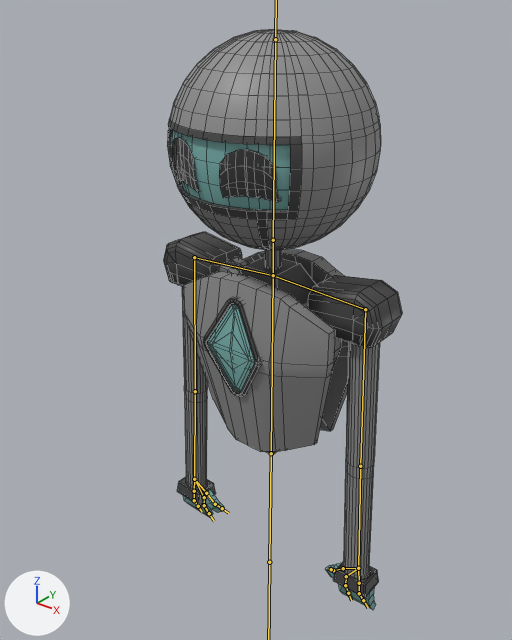
A saved change to the FBX model Assets/3D Models/robot/robot.fbx.
One viewpoint serves both versions: a 50 mm camera at (0.701, -0.924, 1.923) aimed at (0.033, -0.09, 1.406). Arrows for +X, +Y and +Z are at lower left; the lights stay in place. The bones that bend it are drawn over the model as lines. Mesh edges are drawn as thin lines.

Objects in the first picture: 'Chest', 'Eyes'.
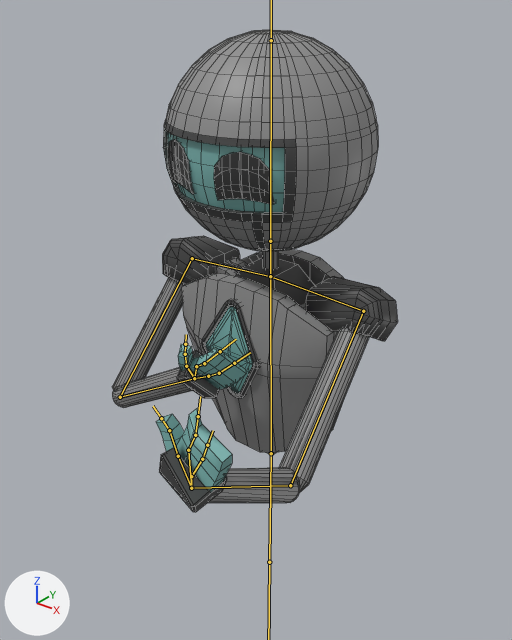
The newer file adds an action. The first version stands in its rest pose; the second is drawn at frame 41 of the action 'Armature|Get Hit'.

What differs and where, as boxes (x1, y1, x2, y2) in the pictures (512 x 640 px):
'Chest', posed (20% wider, 17% shorter)
    before: (163, 29, 402, 610)
    after: (112, 30, 398, 512)
'Eyes', posed
    before: (172, 137, 280, 202)
    after: (168, 139, 275, 205)
bone 'Chest', root to tip
    before: (271, 453) to (273, 275)
    after: (271, 453) to (270, 276)
bone 'Arm L', root to tip
    before: (365, 309) to (360, 466)
    after: (363, 311) to (290, 485)
bone 'Forearm L', root to tip
    before: (360, 466) to (358, 568)
    after: (290, 485) to (191, 488)
bone 'Hand L', root to tip
    before: (358, 568) to (359, 583)
    after: (191, 488) to (191, 476)
bone 'Fingers L', root to tip
    before: (359, 583) to (359, 593)
    after: (191, 476) to (202, 459)
bone 'Index Anchor L', root to tip
    before: (358, 568) to (346, 576)
    after: (191, 488) to (188, 450)
bone 'Thumb Anchor', root to tip
    before: (358, 568) to (343, 568)
    after: (191, 488) to (178, 456)
bone 'Arm R', root to tip
    before: (194, 257) to (195, 391)
    after: (192, 258) to (120, 397)
bone 'Forearm R', root to tip
    before: (195, 391) to (194, 479)
    after: (120, 397) to (194, 378)

Edits to the bpy script that builds the scene:
```text
Change bone_chest:
    where bone_chest = bpy.data.objects['Armature'].pose.bones['Chest']  # child of 'Rings'
    bone_chest.rotation_quaternion: (1.0, 0.0, 0.0, 0.0) -> (1.0, 0.008, 0.0, 0.0)  # degrees (0, 0, 0) -> degrees (1, 0, 0)
Change bone_arm_l:
    where bone_arm_l = bpy.data.objects['Armature'].pose.bones['Arm L']  # child of 'Shoulder L'
    bone_arm_l.rotation_quaternion: (1.0, 0.0, 0.0, 0.0) -> (0.887, 0.458, -0.038, 0.036)  # degrees (0, 0, 0) -> degrees (55, -6, 2)
Change bone_forearm_l:
    where bone_forearm_l = bpy.data.objects['Armature'].pose.bones['Forearm L']  # child of 'Arm L'
    bone_forearm_l.rotation_quaternion: (1.0, 0.0, 0.0, 0.0) -> (0.708, 0.462, -0.432, -0.314)  # degrees (0, 0, 0) -> degrees (78, -19, -63)
Change bone_hand_l:
    where bone_hand_l = bpy.data.objects['Armature'].pose.bones['Hand L']  # child of 'Forearm L'
    bone_hand_l.rotation_quaternion: (1.0, 0.0, 0.0, 0.0) -> (0.876, 0.363, 0.313, -0.052)  # degrees (0, 0, 0) -> degrees (48, 36, 10)
Change bone_fingers_l:
    where bone_fingers_l = bpy.data.objects['Armature'].pose.bones['Fingers L']  # child of 'Hand L'
    bone_fingers_l.rotation_quaternion: (1.0, 0.0, 0.0, 0.0) -> (0.95, 0.309, 0.016, 0.034)  # degrees (0, 0, 0) -> degrees (36, 1, 4)
Change bone_index_anchor_l:
    where bone_index_anchor_l = bpy.data.objects['Armature'].pose.bones['Index Anchor L']  # child of 'Forearm L'
    bone_index_anchor_l.rotation_quaternion: (1.0, 0.0, 0.0, 0.0) -> (0.741, 0.287, 0.596, -0.119)  # degrees (0, 0, 0) -> degrees (66, 72, 32)
Change bone_thumb_anchor:
    where bone_thumb_anchor = bpy.data.objects['Armature'].pose.bones['Thumb Anchor']  # child of 'Forearm L'
    bone_thumb_anchor.rotation_quaternion: (1.0, 0.0, 0.0, 0.0) -> (0.737, 0.023, 0.665, -0.118)  # degrees (0, 0, 0) -> degrees (-47, 80, -59)
Change bone_arm_r:
    where bone_arm_r = bpy.data.objects['Armature'].pose.bones['Arm R']  # child of 'Shoulder R'
    bone_arm_r.rotation_quaternion: (1.0, 0.0, 0.0, 0.0) -> (0.951, 0.267, -0.114, -0.111)  # degrees (0, 0, 0) -> degrees (33, -9, -16)
Change bone_forearm_r:
    where bone_forearm_r = bpy.data.objects['Armature'].pose.bones['Forearm R']  # child of 'Arm R'
    bone_forearm_r.rotation_quaternion: (1.0, 0.0, 0.0, 0.0) -> (0.256, -0.292, 0.378, 0.84)  # degrees (0, 0, 0) -> degrees (42, 43, 163)
```
